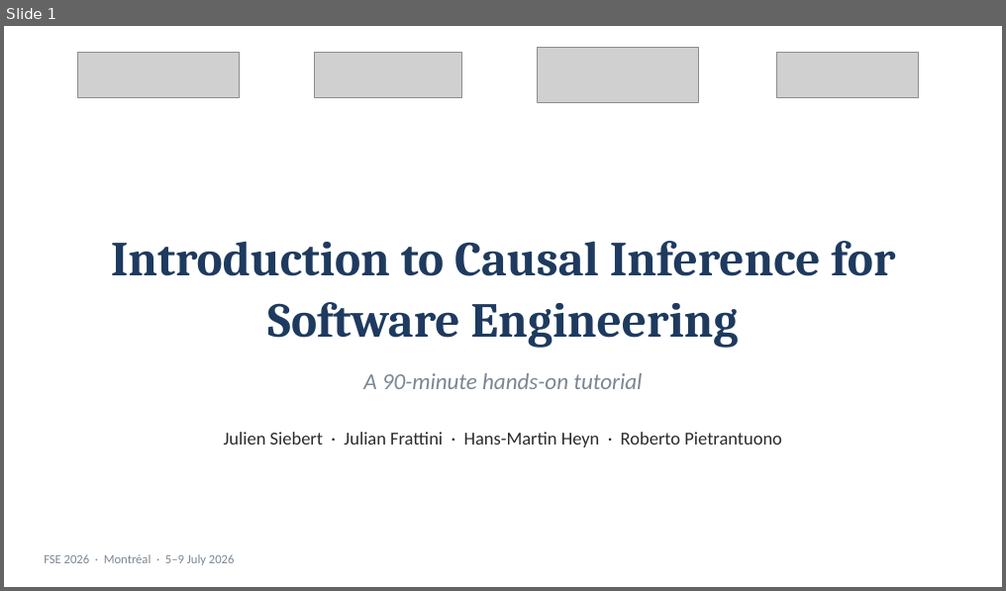
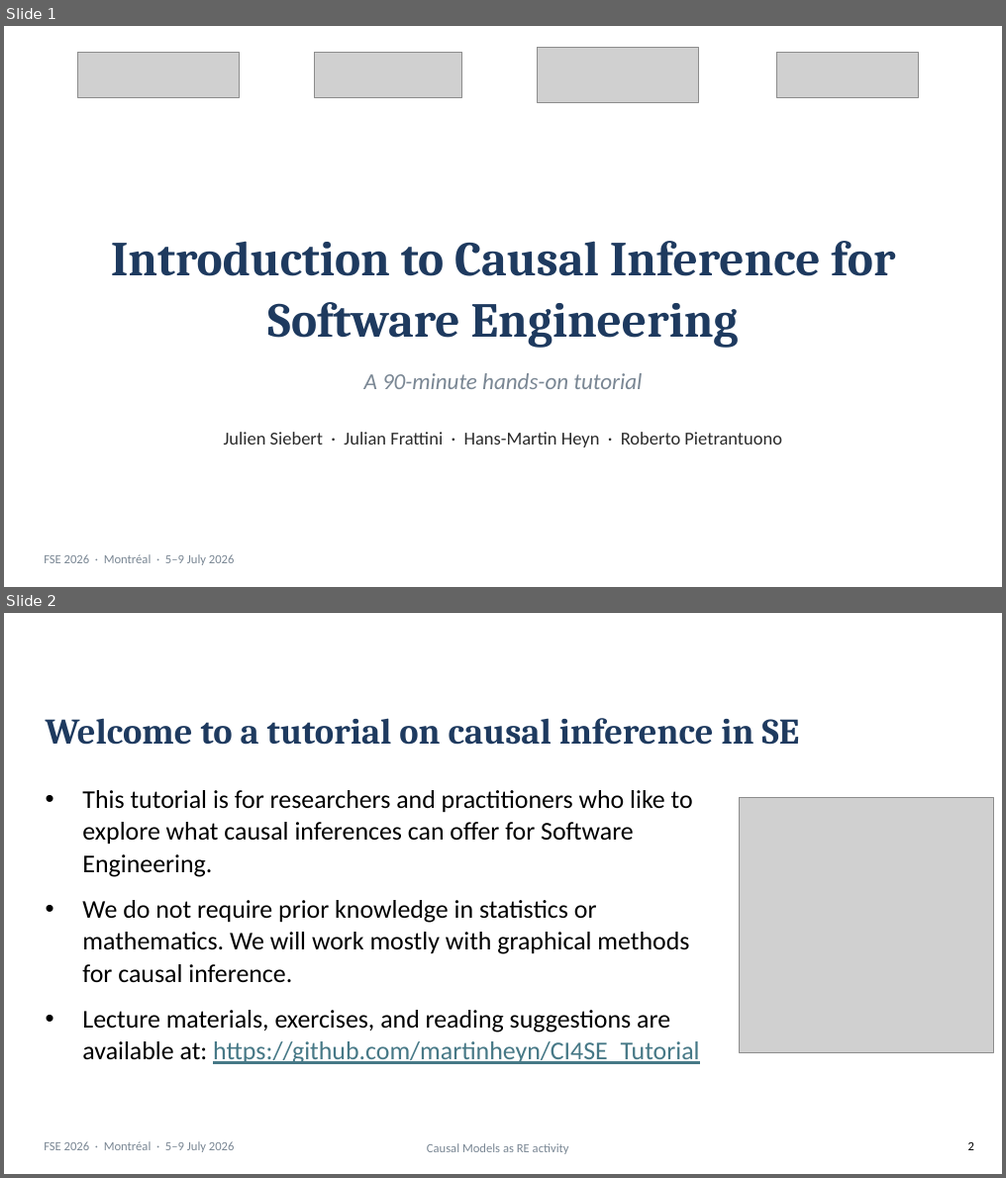
Before and after one commit to martinheyn/CI4SE_Tutorial, a slide deck: slides/Part 1 Causal Modelling_intro_testing_RCA.pptx. Shown one above the other, each under a label of ours: slide 1 before the commit, slides 1 and 2 after it. The pictures are 1006x591 and 1006x1178 pixels, drawn with LibreOffice and Linux fonts; fonts in the diff are those of the drawing; grey boxes stand for pictures; background and template pictures are left out. Boxes give left, top, right and bottom in pixels: in the first picture for what was removed or moved away, otherwise in the second. Text is boxed around its words. In the diff, an @@ line names an element or a change of style, - is before the commit and + after.

```diff
--- a/slides/Part 1 Causal Modelling_intro_testing_RCA.pptx
+++ b/slides/Part 1 Causal Modelling_intro_testing_RCA.pptx
@@ slide 2 added at [4,613,1002,1174], background #FFFFFF; not listed: 1 template element that a slide beside it also shows @@
@@ title added at [46,718,800,745], 26 pt, text #1E3A5F, bold @@
+Welcome to a tutorial on causal inference in SE
@@ text added at [82,790,699,1064], 18.5 pt, text #000000 @@
+• This tutorial is for researchers and practitioners who like to explore what causal inferences can offer for Software Engineering.
+• We do not require prior knowledge in statistics or mathematics. We will work mostly with graphical methods for causal inference.
+• Lecture materials, exercises, and reading suggestions are available at: https://github.com/martinheyn/CI4SE_Tutorial
@@ picture added at [739,797,994,1054] @@
@@ text added at [427,1144,569,1155], 9 pt, text #7A8794 @@
+Causal Models as RE activity
@@ page number added at [968,1143,974,1151], 9 pt, text #000000 @@
+2
```
Also in this commit, not shown: 11 slides changed.
